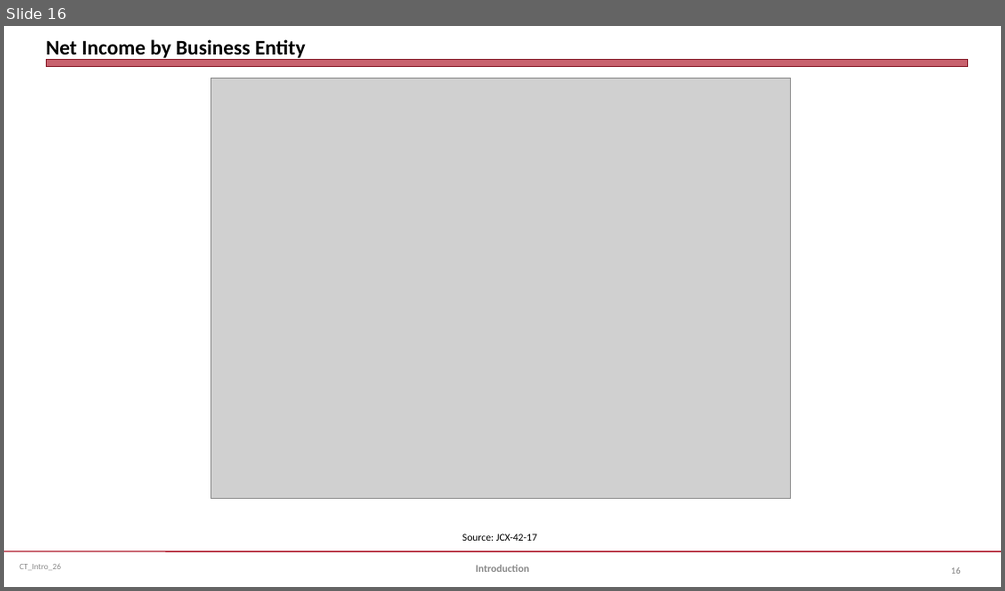
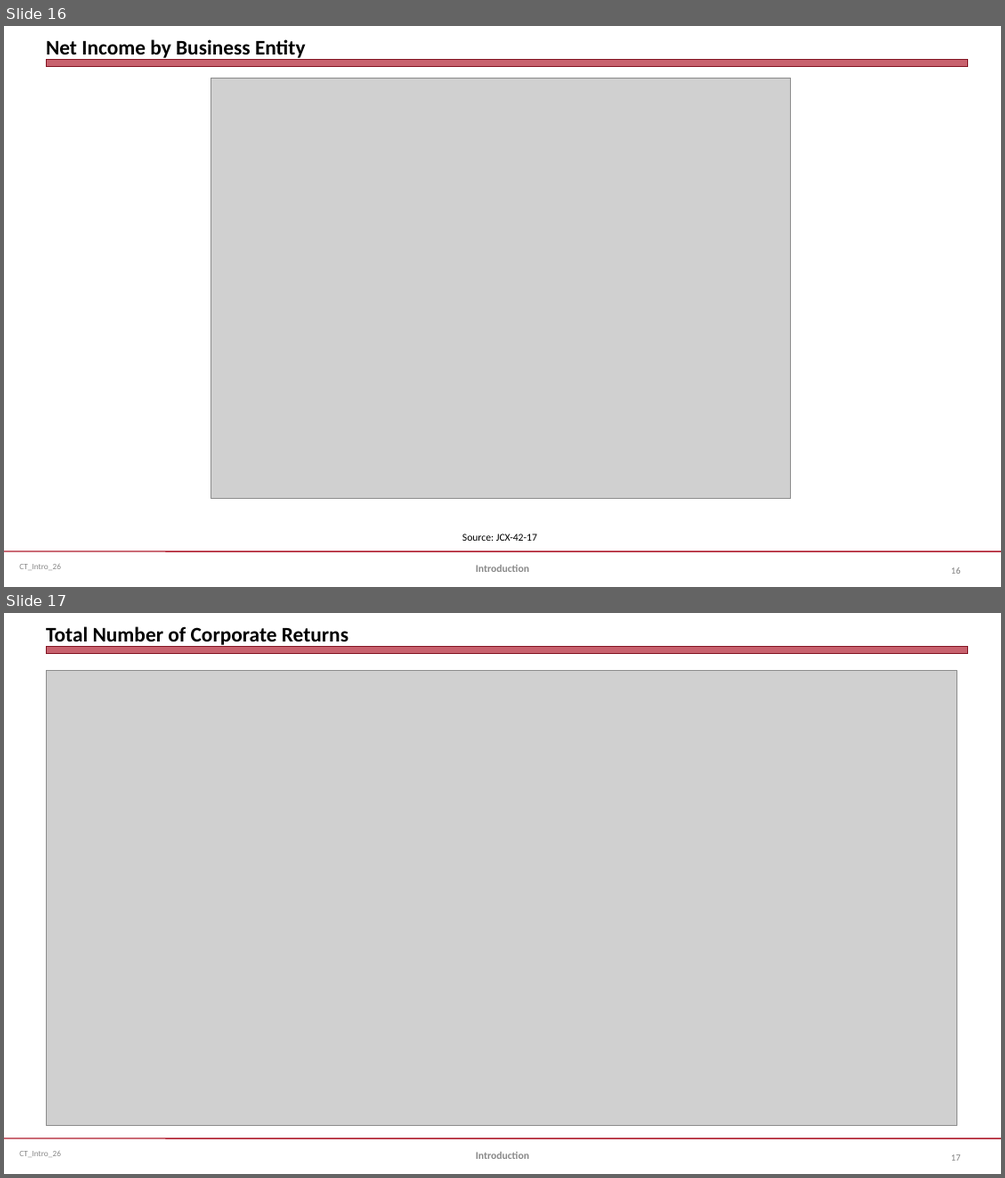
Before and after one commit to jmc877/Corporate-Tax, a slide deck: slides/CT_Intro_26.pptx. Shown one above the other, each under a label of ours: slide 16 before the commit, slides 16 and 17 after it. The pictures are 1005x591 and 1005x1178 pixels, drawn with LibreOffice and Linux fonts; fonts in the diff are those of the drawing; grey boxes stand for pictures. Boxes give left, top, right and bottom in pixels: in the first picture for what was removed or moved away, otherwise in the second. Text is boxed around its words. In the diff, an @@ line names an element or a change of style, - is before the commit and + after.

```diff
--- a/slides/CT_Intro_26.pptx
+++ b/slides/CT_Intro_26.pptx
@@ slide 17 added at bbox=[4, 613, 1001, 1174], background #FFFFFF; not listed: 3 template elements that a slide beside it also shows @@
@@ title added at bbox=[46, 626, 348, 647], 20 pt, text #000000, bold @@
+Total Number of Corporate Returns
@@ picture added at bbox=[46, 671, 956, 1126] @@
@@ text added at bbox=[476, 1151, 529, 1159], 10 pt, text #898989, bold @@
+Introduction
@@ page number added at bbox=[951, 1154, 961, 1160], 9 pt, text #808080 @@
+17
```
Also in this commit, not shown: 2 slides changed.
